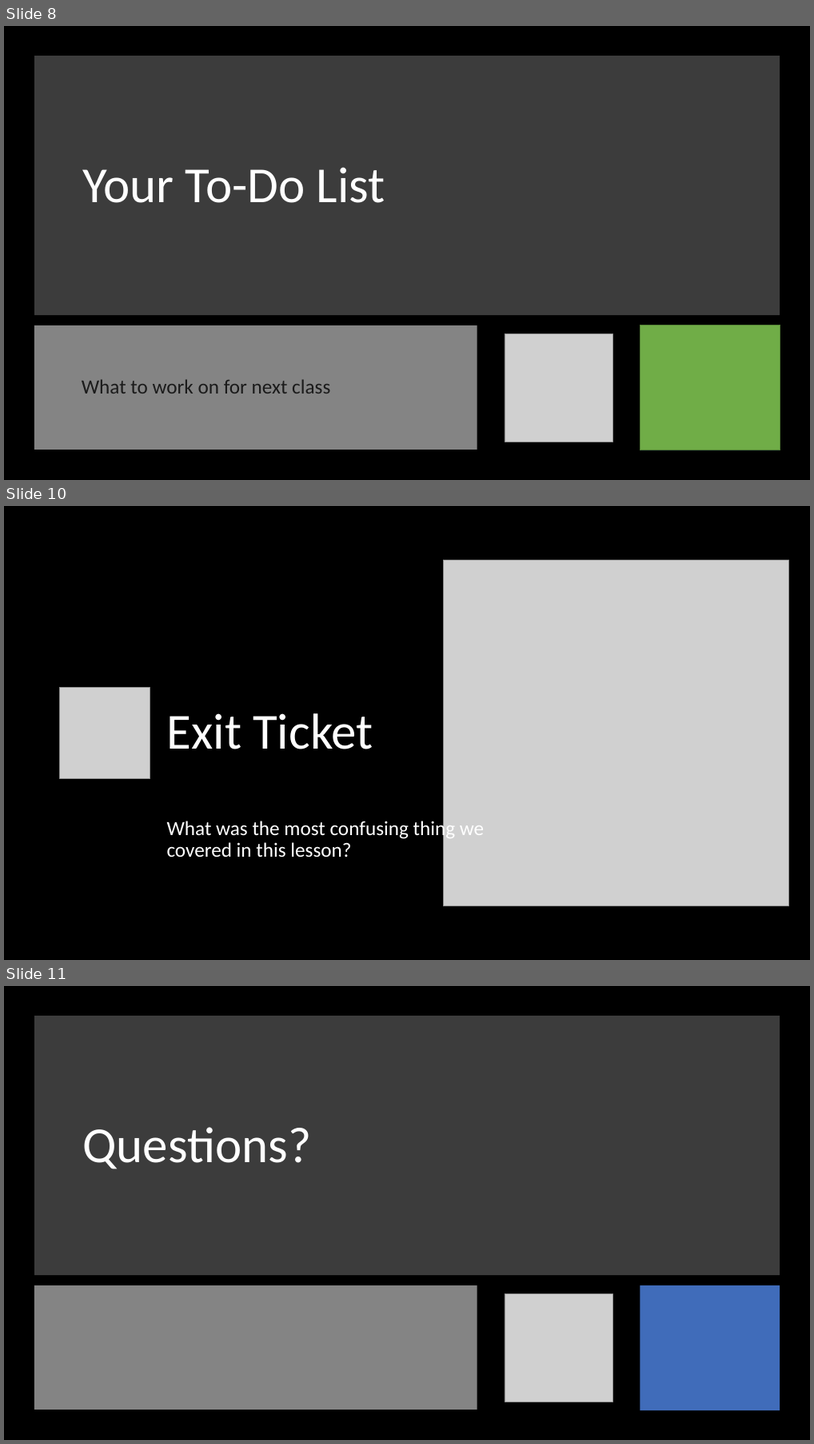
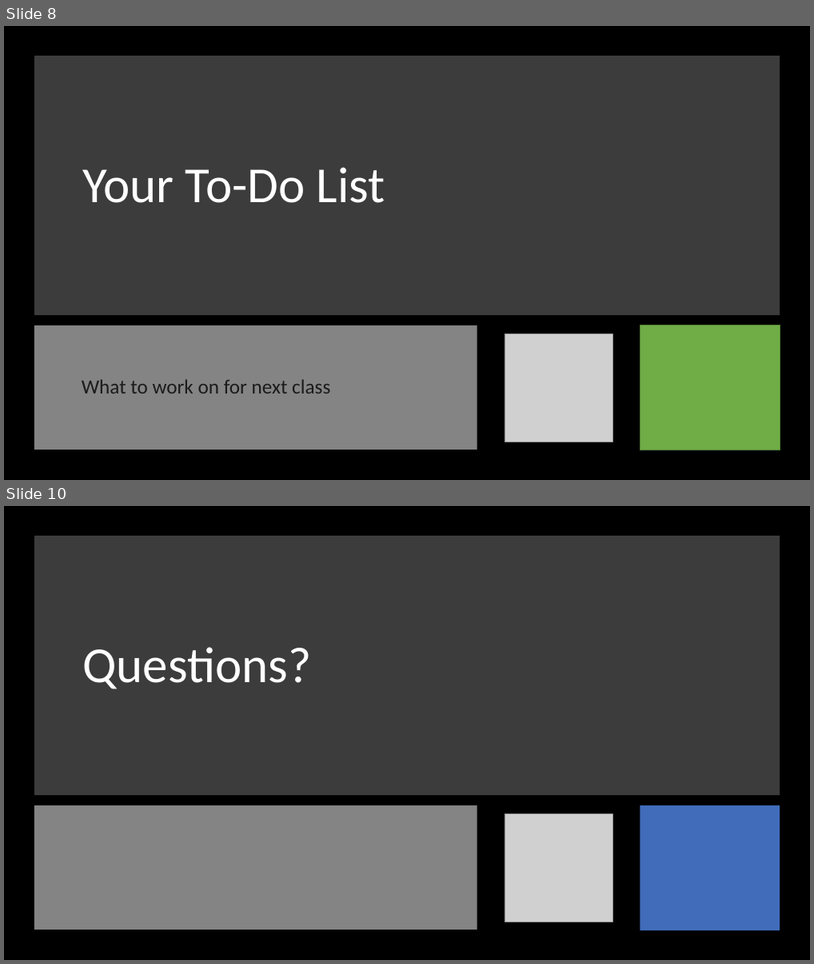
Before and after one commit to orstewar/ist346-content, a slide deck: content/_template_.pptx. Shown one above the other, each under a label of ours: slides 8, 10 and 11 before the commit, slides 8 and 10 after it; the slides between them are not shown. The pictures are 814x1444 and 814x964 pixels, drawn with LibreOffice and Linux fonts; fonts in the diff are those of the drawing; grey boxes stand for pictures. Boxes give left, top, right and bottom in pixels: in the first picture for what was removed or moved away, otherwise in the second. Text is boxed around its words. In the diff, an @@ line names an element or a change of style, - is before the commit and + after.

Commit message:
working on lesson 10

```diff
--- a/content/_template_.pptx
+++ b/content/_template_.pptx
@@ slide 10 removed at [4,506,810,960], background #000000 @@
@@ picture removed at [443,560,789,905] @@
@@ picture removed at [60,688,150,778] @@
@@ title removed at [167,713,373,749] @@
-Exit Ticket
@@ text removed at [167,819,484,857] @@
-What was the most confusing thing we covered in this lesson?
@@ what was slide 11 is now slide 10 @@
```
Also in this commit, not shown: 2 slides changed, 8 other files.
